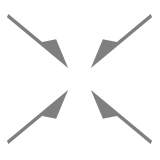
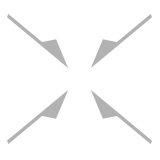
The second w=160, h=160 image is a revision of the first. Changes to its layers:
"向量圖智慧型物件": opacity 50% → 30% over [7, 14, 152, 144]
